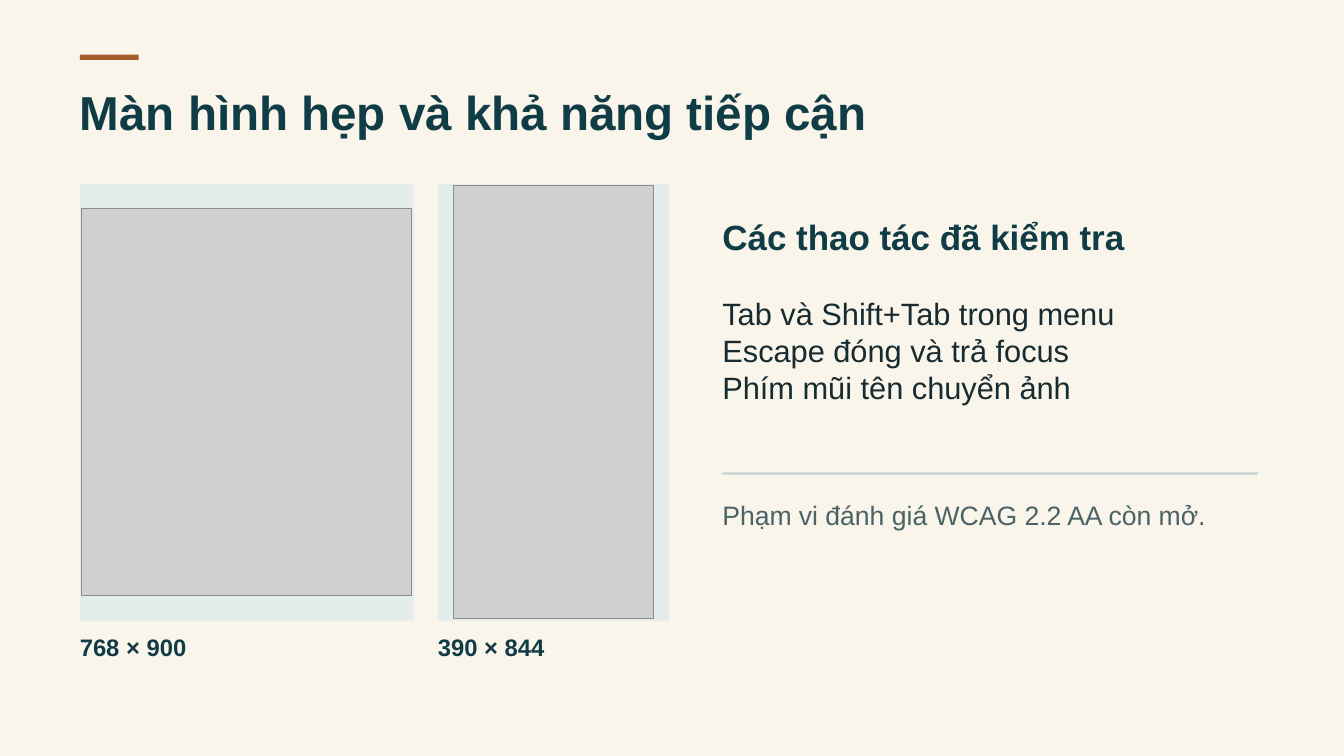
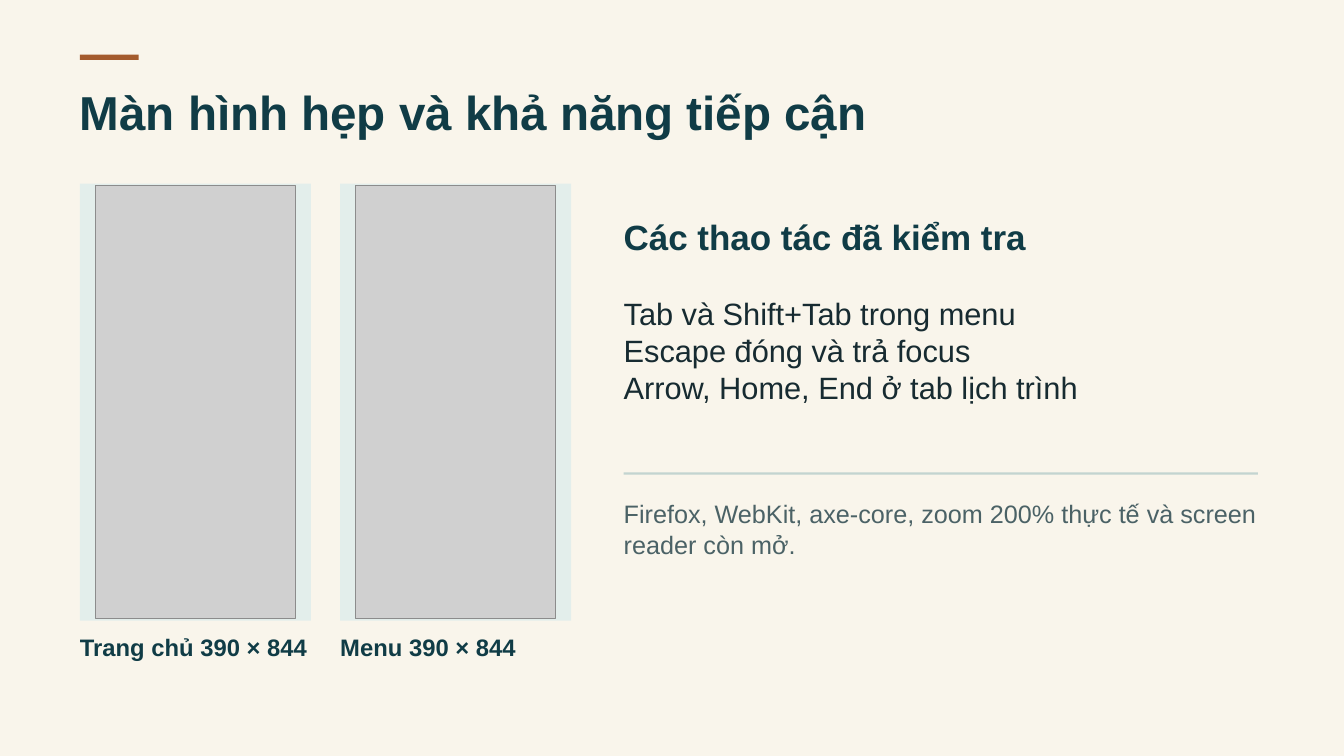
Before and after one commit to anhpham1504/ASPNET-DK25TTC5-lehien-BADONG, a slide deck: slide 11 of thesis/abs/BA-DONG-Coastal-Escape.pptx. Drawn at 1344x756 pixels with LibreOffice and Linux fonts; fonts in the diff are those of the drawing; grey boxes stand for pictures. Boxes give left, top, right and bottom in pixels: in the first picture for what was removed or moved away, otherwise in the second. Text is boxed around its words. In the diff, an @@ line names an element or a change of style, - is before the commit and + after.

```diff
--- a/thesis/abs/BA-DONG-Coastal-Escape.pptx
+++ b/thesis/abs/BA-DONG-Coastal-Escape.pptx
@@ rectangle resized from (x1=80, y1=184, x2=413, y2=620) to (x1=80, y1=184, x2=311, y2=620) @@
@@ picture resized from (x1=82, y1=209, x2=411, y2=595) to (x1=96, y1=186, x2=295, y2=618) @@
@@ rectangle moved from (x1=438, y1=184, x2=668, y2=620) to (x1=341, y1=184, x2=572, y2=620) @@
@@ picture moved from (x1=454, y1=186, x2=653, y2=618) to (x1=356, y1=186, x2=556, y2=618) @@
@@ text "Các thao tác đã kiểm ..." moved from (x1=722, y1=222, x2=1125, y2=251) to (x1=624, y1=222, x2=1026, y2=251) @@
@@ text "Tab và Shift+Tab trong menu" moved from (x1=722, y1=302, x2=1115, y2=405) to (x1=624, y1=302, x2=1077, y2=404) @@
@@ text at (x1=624, y1=375, x2=1077, y2=404): text changed @@
-Phím mũi tên chuyển ảnh
+Arrow, Home, End ở tab lịch trình
@@ rectangle resized from (x1=723, y1=473, x2=1258, y2=475) to (x1=624, y1=473, x2=1258, y2=475) @@
@@ text at (x1=624, y1=503, x2=1256, y2=554): text changed; size 19 to 18 pt @@
-Phạm vi đánh giá WCAG 2.2 AA còn mở.
+Firefox, WebKit, axe-core, zoom 200% thực tế và screen reader còn mở.
@@ text at (x1=80, y1=638, x2=307, y2=661): text changed @@
-768 × 900
+Trang chủ 390 × 844
@@ text at (x1=340, y1=639, x2=516, y2=657): text changed @@
-390 × 844
+Menu 390 × 844
```
Also in this commit, not shown: 7 other slides changed, 46 other files.
